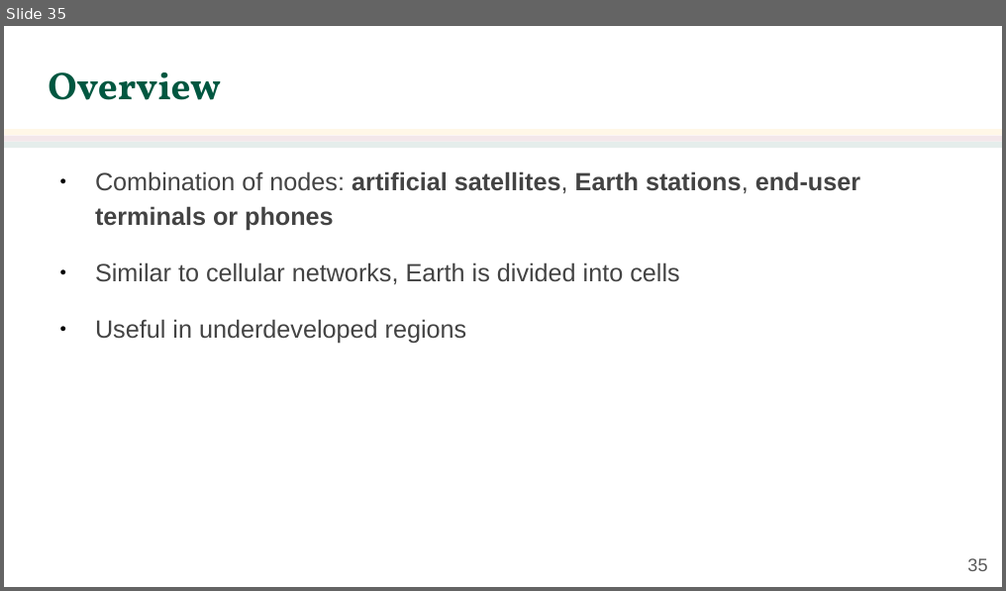
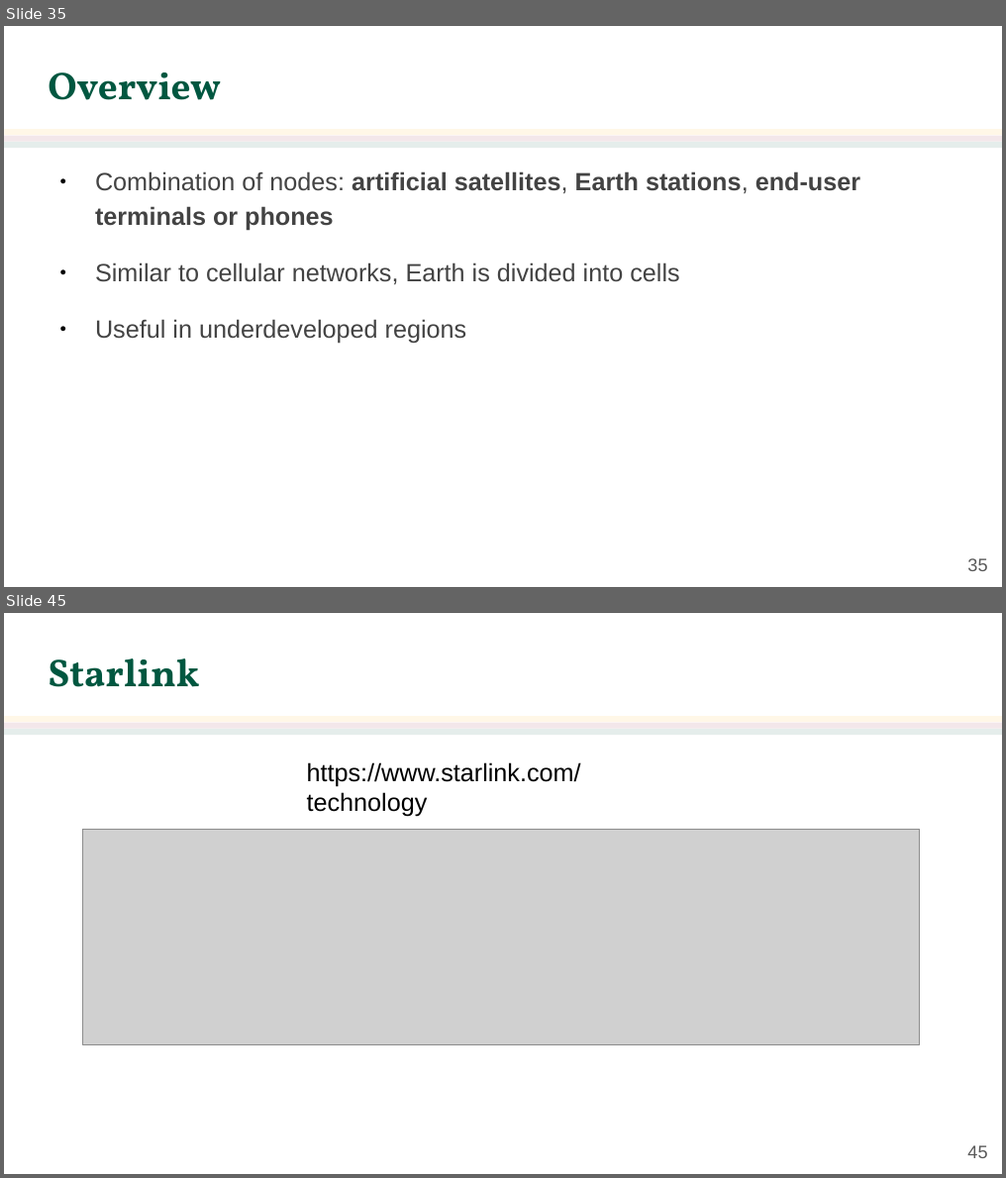
Before and after one commit to jachermocilla/extra-course-materials, a slide deck: cmsc137/slides-rsm/CMSC 137 - 25 - Other Wireless Networks.odp. Shown one above the other, each under a label of ours: slide 35 before the commit, slides 35 and 45 after it; the slides between them are not shown. The pictures are 1006x591 and 1006x1178 pixels, drawn with LibreOffice and Linux fonts; fonts in the diff are those of the drawing; grey boxes stand for pictures; background and template pictures are left out. Boxes give left, top, right and bottom in pixels: in the first picture for what was removed or moved away, otherwise in the second. Text is boxed around its words. In the diff, an @@ line names an element or a change of style, - is before the commit and + after.

```diff
--- a/cmsc137/slides-rsm/CMSC 137 - 25 - Other Wireless Networks.odp
+++ b/cmsc137/slides-rsm/CMSC 137 - 25 - Other Wireless Networks.odp
@@ slide 45 added at (x1=4, y1=613, x2=1002, y2=1174), background #FFFFFF; not listed: 3 template elements that a slide beside it also shows @@
@@ title added at (x1=48, y1=659, x2=199, y2=687), 28 pt, text #005740, bold @@
+Starlink
@@ text added at (x1=307, y1=762, x2=581, y2=817), 18 pt, text #000000 @@
+https://www.starlink.com/technology
@@ picture added at (x1=83, y1=830, x2=920, y2=1046) @@
@@ page number added at (x1=967, y1=1146, x2=987, y2=1158), 13 pt, text #595959 @@
+45
```
Also in this commit, not shown: 2 slides changed, 10 other slides added, 1 other file.
